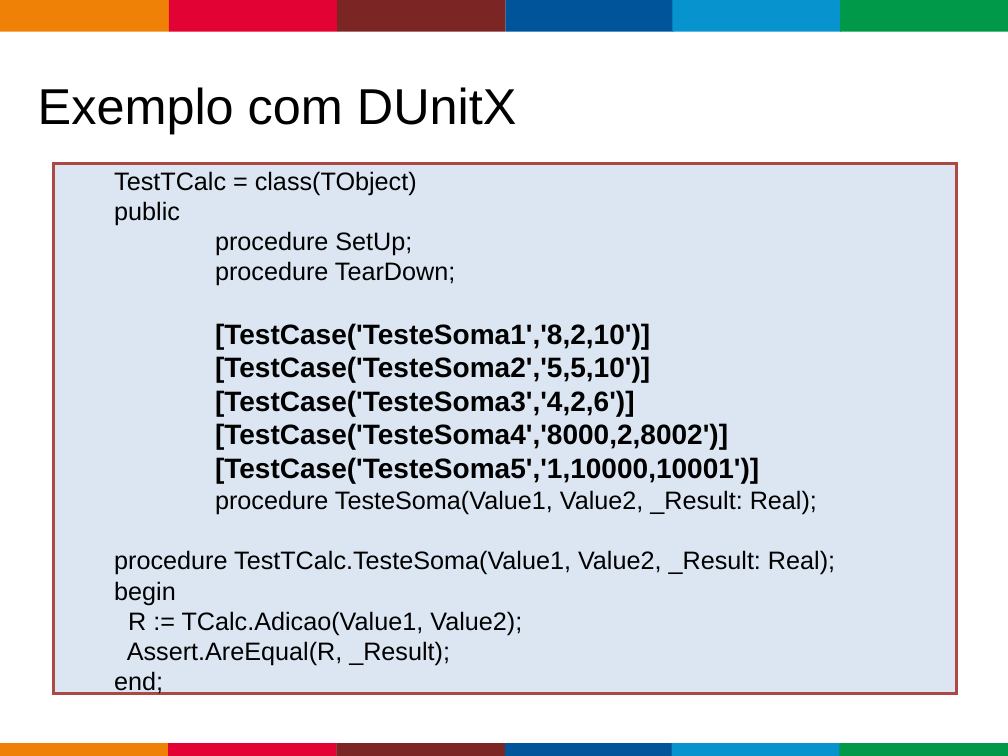
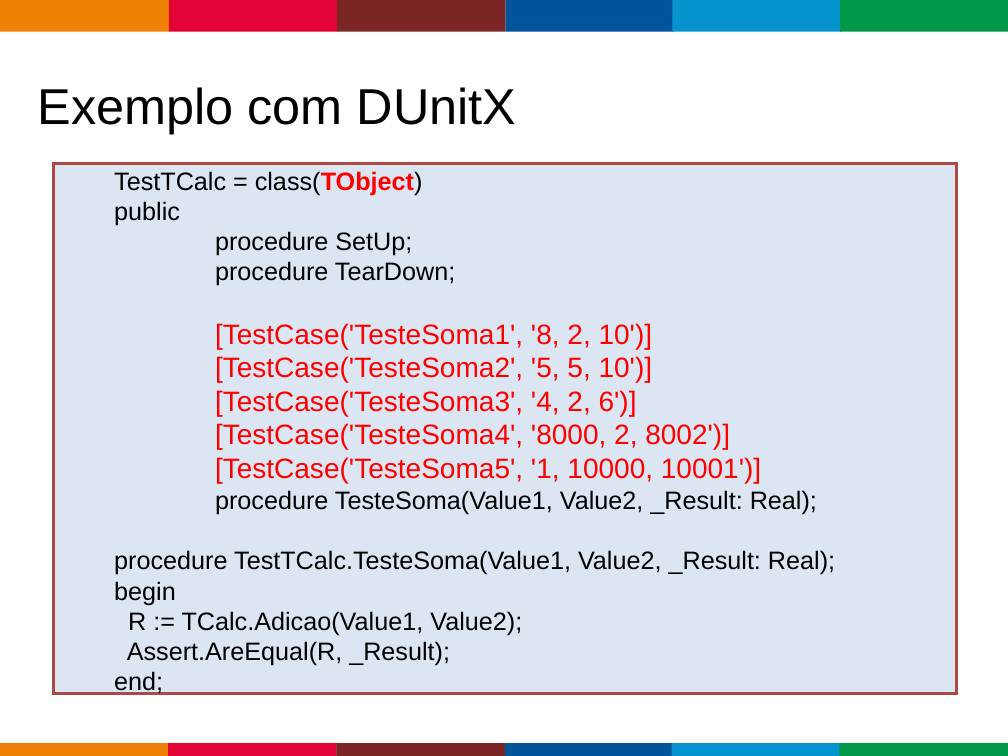
Before and after one commit to bravesoftdz/tdc-2017, a slide deck: slide 14 of Apresentação/Unittest.ppt. Drawn at 1008x756 pixels with LibreOffice and Linux fonts; fonts in the diff are those of the drawing; background and template pictures are left out. Boxes give left, top, right and bottom in pixels: in the first picture for what was removed or moved away, otherwise in the second. Text is boxed around its words. In the diff, an @@ line names an element or a change of style, - is before the commit and + after.

```diff
--- a/Apresentação/Unittest.ppt
+++ b/Apresentação/Unittest.ppt
@@ text in rectangle at [114, 171, 423, 195]: text colour #000000 to #FF0000, bold on in "class(TObject)" @@
@@ text in rectangle at [215, 323, 761, 483]: text changed; text colour #000000 to #FF0000; bold off @@
-  [TestCase('TesteSoma1','8,2,10')]
-  [TestCase('TesteSoma2','5,5,10')]
-  [TestCase('TesteSoma3','4,2,6')]
-  [TestCase('TesteSoma4','8000,2,8002')]
-  [TestCase('TesteSoma5','1,10000,10001')]
+  [TestCase('TesteSoma1', '8, 2, 10')]
+  [TestCase('TesteSoma2', '5, 5, 10')]
+  [TestCase('TesteSoma3', '4, 2, 6')]
+  [TestCase('TesteSoma4', '8000, 2, 8002')]
+  [TestCase('TesteSoma5', '1, 10000, 10001')]
```
Also in this commit, not shown: 2 other slides changed, 55 other files.
